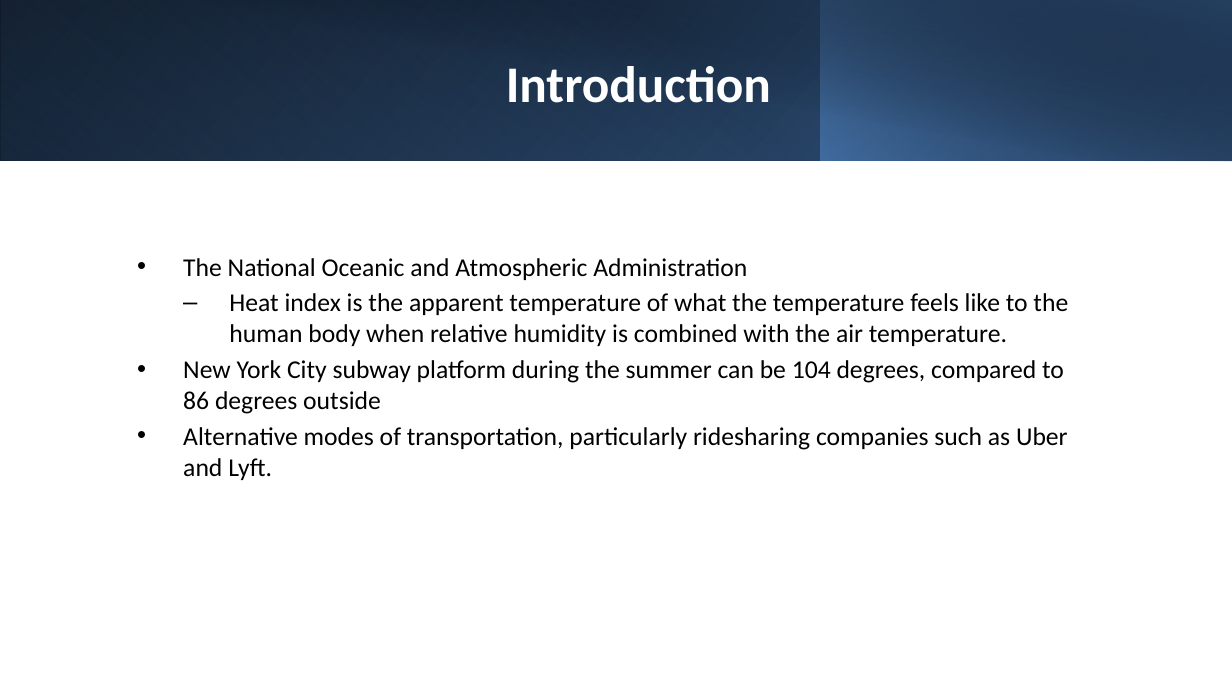
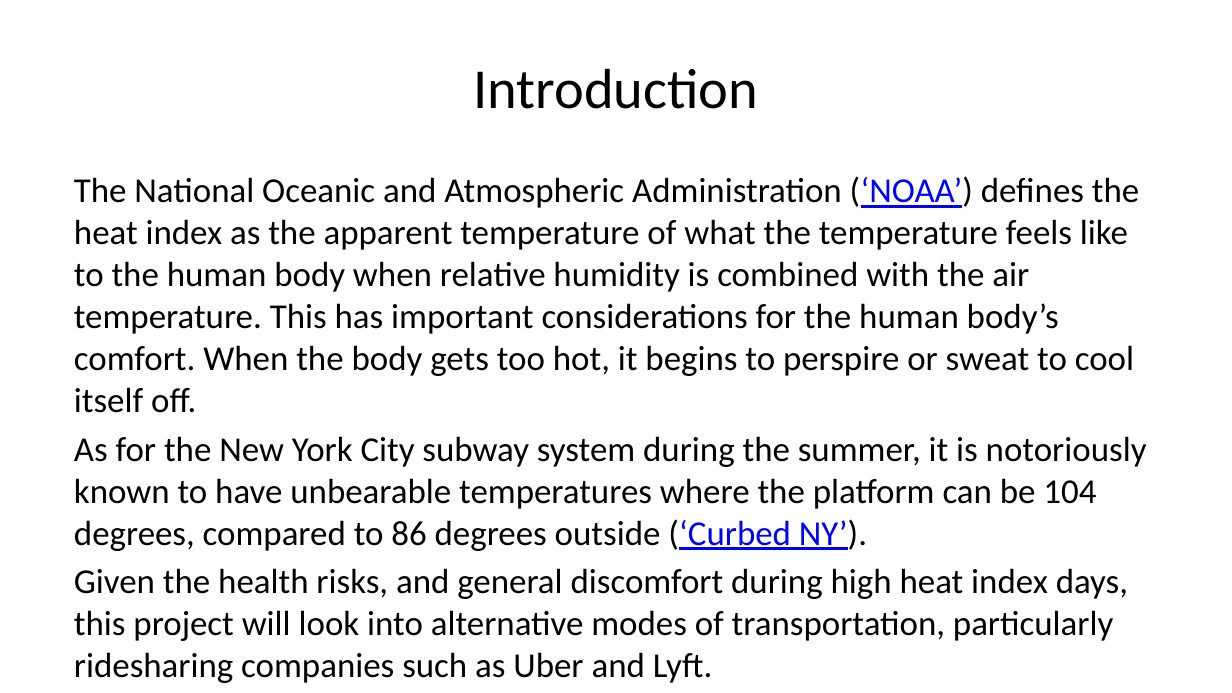
Before and after one commit to hellojohncruz/tlc_trips_weather, a slide deck: slide 2 of ridership.pptx. Drawn at 1232x693 pixels with LibreOffice and Linux fonts; fonts in the diff are those of the drawing. Boxes give left, top, right and bottom in pixels: in the first picture for what was removed or moved away, otherwise in the second. Text is boxed around its words. In the diff, an @@ line names an element or a change of style, - is before the commit and + after.

```diff
--- a/ridership.pptx
+++ b/ridership.pptx
@@ rectangle removed at (0, 0, 1232, 160) @@
@@ rectangle removed at (0, 0, 821, 160) @@
@@ rectangle removed at (47, 0, 1232, 161) @@
@@ title "Introduction": place and size @@
-title "Introduction" at (506, 66, 771, 103)
+title "Introduction" at (473, 68, 758, 109)
@@ title "Introduction" at (473, 68, 758, 109): size 30 to 33 pt, text colour #FFFFFF to #000000, bold off @@
@@ rectangle removed at (821, 0, 1232, 160) @@
@@ text "The National Oceanic and Atmospheric ..." at (74, 176, 1147, 636): vertical alignment middle to top @@
@@ text at (74, 176, 1147, 636): text changed; size 15 to 20.4 pt @@
-• The National Oceanic and Atmospheric Administration
-  – Heat index is the apparent temperature of what the temperature feels like to the human body when relative humidity is combined with the air temperature.
-• New York City subway platform during the summer can be 104 degrees, compared to 86 degrees outside
-• Alternative modes of transportation, particularly ridesharing companies such as Uber and Lyft.
+The National Oceanic and Atmospheric Administration (‘NOAA’) defines the heat index as the apparent temperature of what the temperature feels like to the human body when relative humidity is combined with the air temperature. This has important considerations for the human body’s comfort. When the body gets too hot, it begins to perspire or sweat to cool itself off.
+As for the New York City subway system during the summer, it is notoriously known to have unbearable temperatures where the platform can be 104 degrees, compared to 86 degrees outside (‘Curbed NY’).
+Given the health risks, and general discomfort during high heat index days, this project will look into alternative modes of transportation, particularly ridesharing companies such as Uber and Lyft.
```
Also in this commit, not shown: 18 other slides changed, 4 slides added, 3 slides removed, 5 other files.
